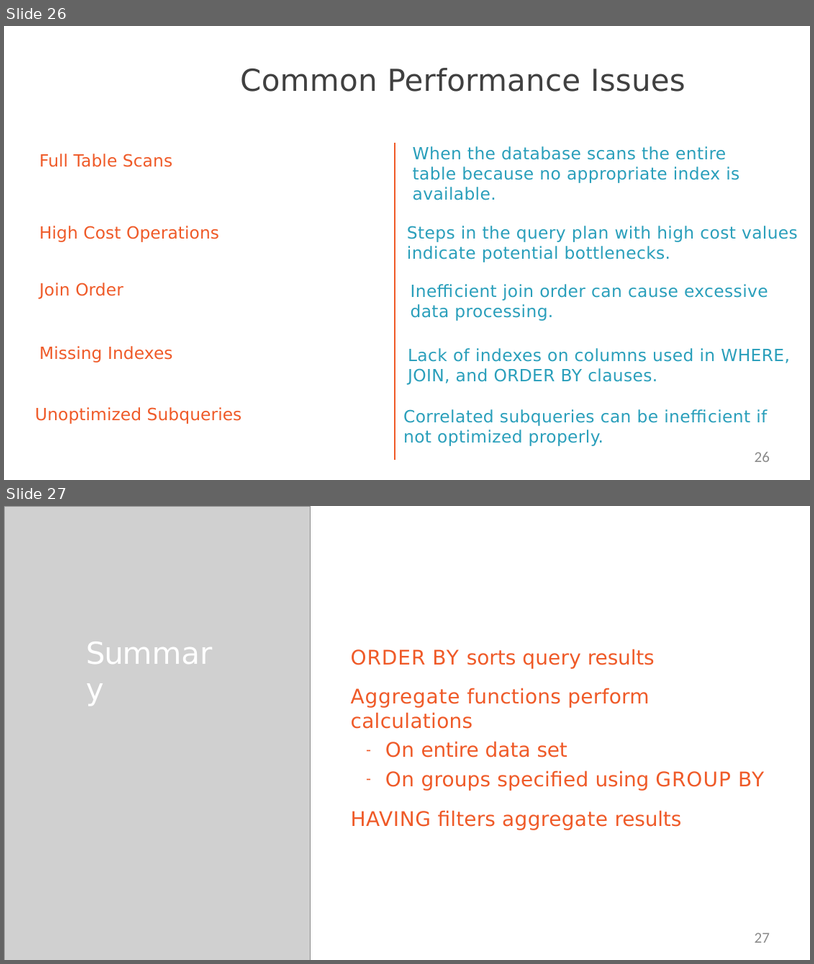
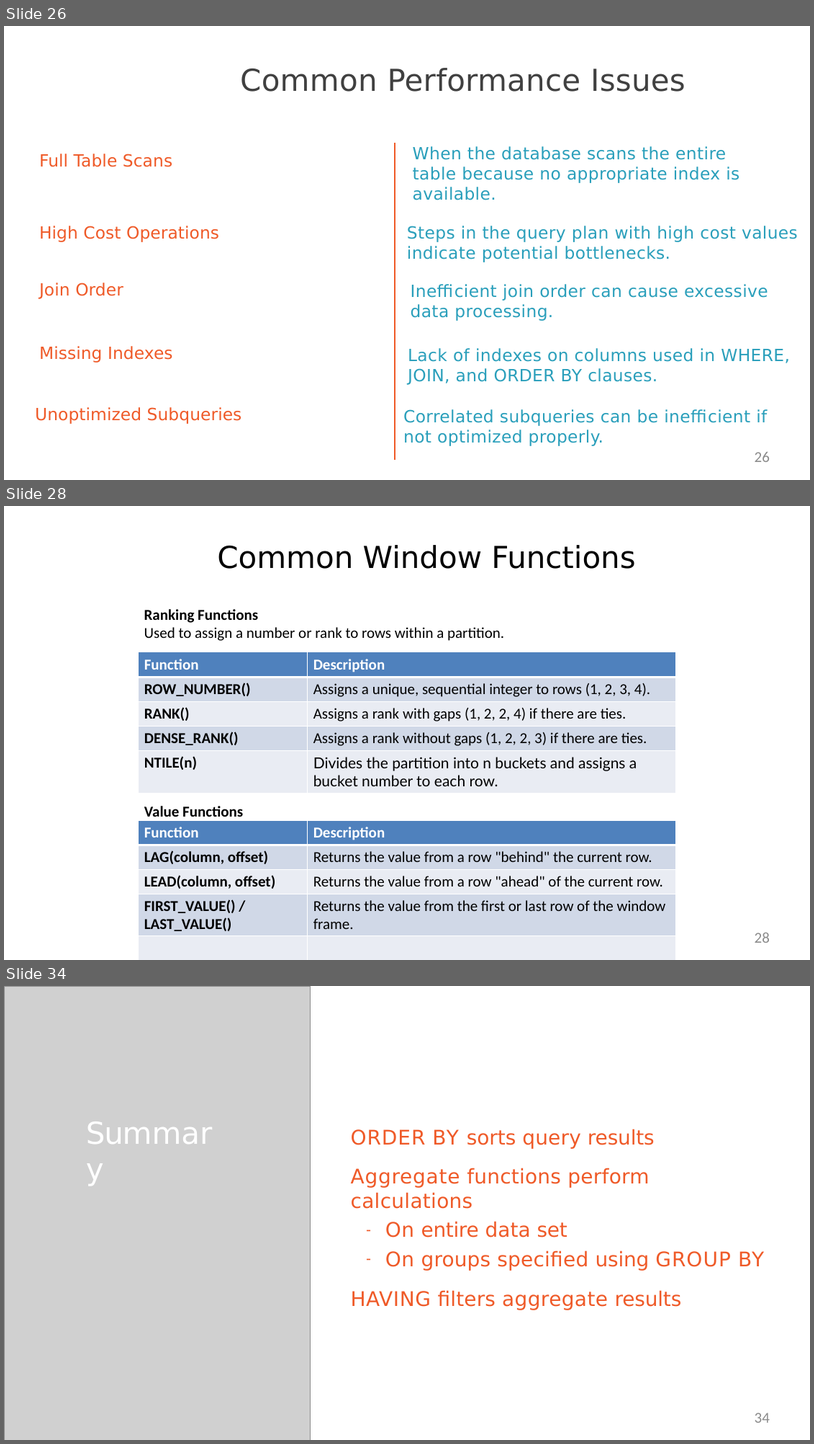
Before and after one commit to StevenJoseph19/GS-Training, a slide deck: Training Materials/8. PostgreSQL/1. Querying Data from PostgreSQL/Slides/6. Presenting and Aggregating Your Result/presenting-and-aggregating-your-results-slides.pptx. Shown one above the other, each under a label of ours: slides 26 and 27 before the commit, slides 26, 28 and 34 after it; the slides between them are not shown. The pictures are 814x964 and 814x1444 pixels, drawn with LibreOffice and Linux fonts; fonts in the diff are those of the drawing; grey boxes stand for pictures. Boxes give left, top, right and bottom in pixels: in the first picture for what was removed or moved away, otherwise in the second. Text is boxed around its words. In the diff, an @@ line names an element or a change of style, - is before the commit and + after.

```diff
--- a/Training Materials/8. PostgreSQL/1. Querying Data from PostgreSQL/Slides/6. Presenting and Aggregating Your Result/presenting-and-aggregating-your-results-slides.pptx
+++ b/Training Materials/8. PostgreSQL/1. Querying Data from PostgreSQL/Slides/6. Presenting and Aggregating Your Result/presenting-and-aggregating-your-results-slides.pptx
@@ slide 28 added at [4,506,810,960], background #FFFFFF @@
@@ title added at [217,545,635,569], 36 pt, text #000000 @@
+Common Window Functions
@@ text added at [144,609,504,641], 18 pt, text #000000 @@
+Ranking Functions
+Used to assign a number or rank to rows within a partition.
@@ table added at [139,652,676,792], 5 rows, 2 columns @@
+Function | Description
+ROW_NUMBER() | Assigns a unique, sequential integer to rows (1, 2, 3, 4).
+RANK() | Assigns a rank with gaps (1, 2, 2, 4) if there are ties.
+DENSE_RANK() | Assigns a rank without gaps (1, 2, 2, 3) if there are ties.
+NTILE(n) | Divides the partition into n buckets and assigns a bucket number to each row.
@@ text added at [144,806,465,862], 18 pt, text #000000 @@
+Value Functions
+Used to access data from other rows without using a Self-Join.
@@ table added at [139,821,676,960], 5 rows, 2 columns @@
+Function | Description
+LAG(column, offset) | Returns the value from a row "behind" the current row.
+LEAD(column, offset) | Returns the value from a row "ahead" of the current row.
+FIRST_VALUE() / LAST_VALUE() | Returns the value from the first or last row of the window frame.
+ | 
@@ page number added at [755,932,770,942], 18 pt, text #8C8C8C @@
+28
@@ what was slide 27 is now slide 34 @@
@@ page number at [755,1412,770,1422]: text changed @@
-27
+34
```
Also in this commit, not shown: 6 other slides added.
